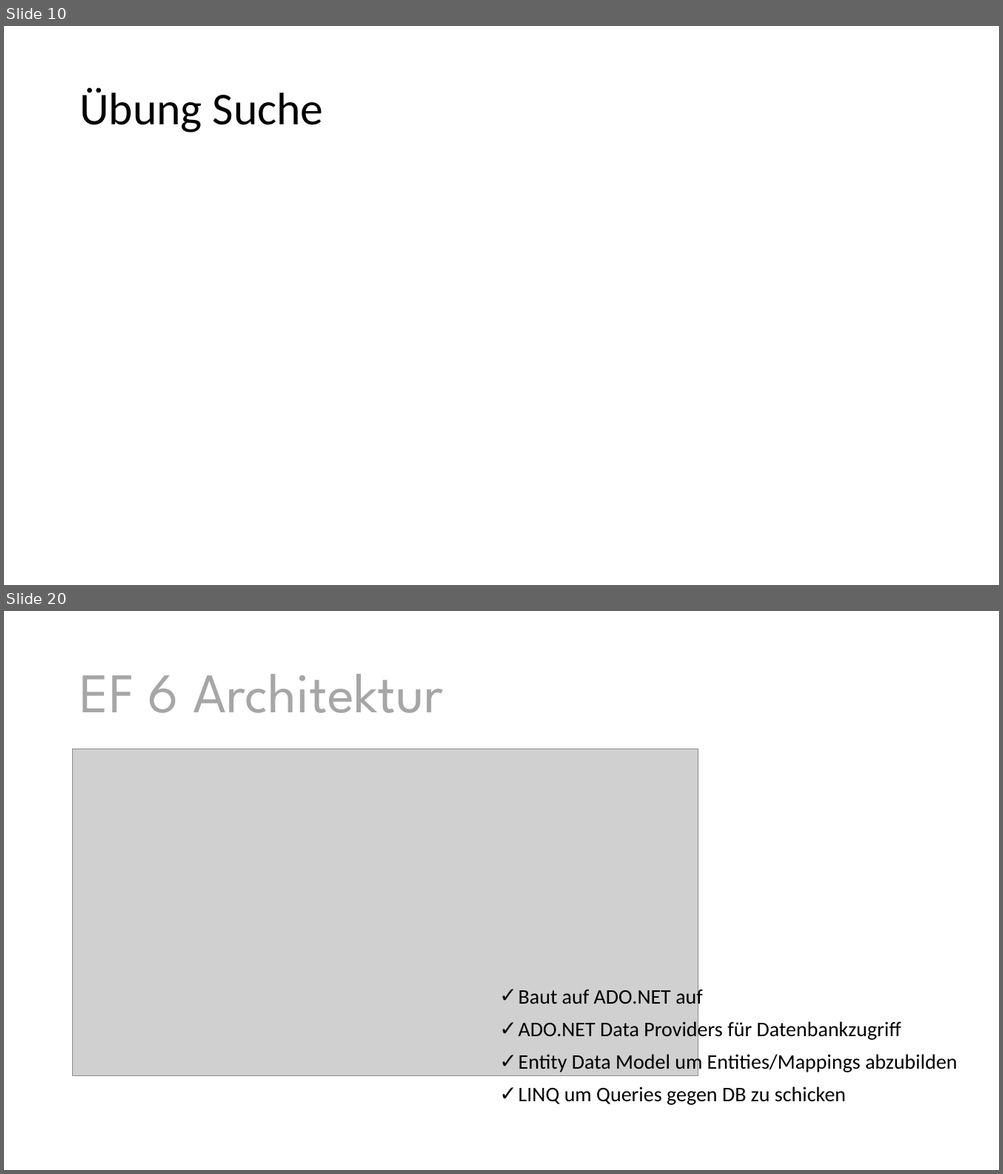
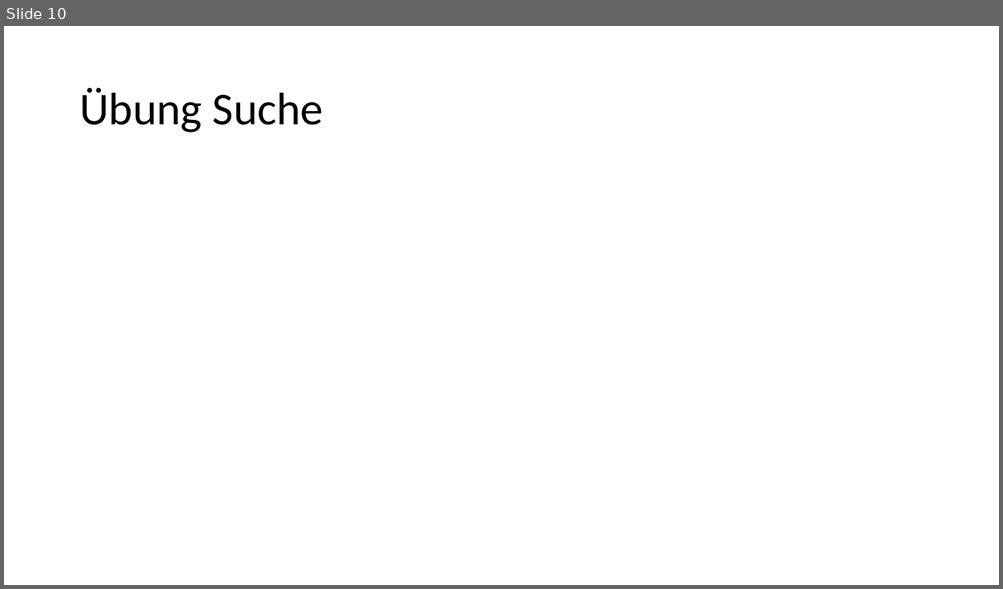
Before and after one commit to ppedvAG/WebformsKurs, a slide deck: 08ManagingDataAccess.pptx. Shown one above the other, each under a label of ours: slides 10 and 20 before the commit, slide 10 after it; the slides between them are not shown. The pictures are 1003x1174 and 1003x589 pixels, drawn with LibreOffice and Linux fonts; fonts in the diff are those of the drawing; grey boxes stand for pictures. Boxes give left, top, right and bottom in pixels: in the first picture for what was removed or moved away, otherwise in the second. Text is boxed around its words. In the diff, an @@ line names an element or a change of style, - is before the commit and + after.

```diff
--- a/08ManagingDataAccess.pptx
+++ b/08ManagingDataAccess.pptx
@@ slide 20 removed at box(4, 611, 999, 1170), background #FFFFFF @@
@@ title removed at box(79, 674, 444, 713) @@
-EF 6 Architektur
@@ picture removed at box(73, 749, 698, 1076) @@
@@ text removed at box(518, 986, 956, 1105) @@
-✓ Baut auf ADO.NET auf
-✓ ADO.NET Data Providers für Datenbankzugriff
-✓ Entity Data Model um Entities/Mappings abzubilden
-✓ LINQ um Queries gegen DB zu schicken
```
Also in this commit, not shown: 1 slide changed, 4 slides added, 16 other slides removed, 34 other files.
